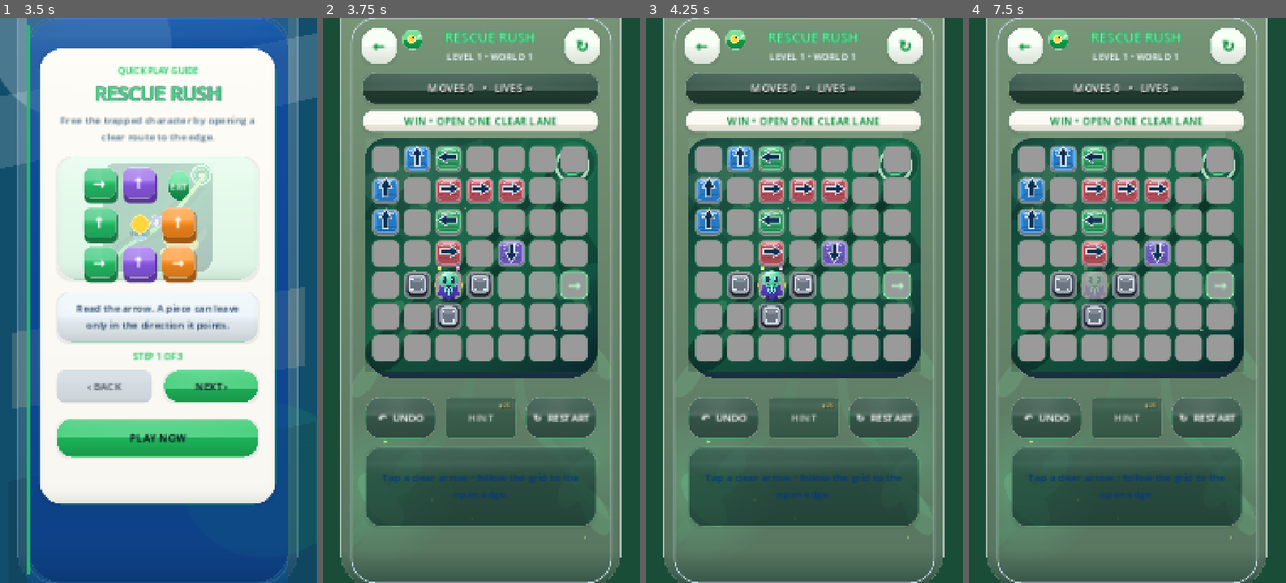
Above: before the commit, frames 1-4 (left to right).
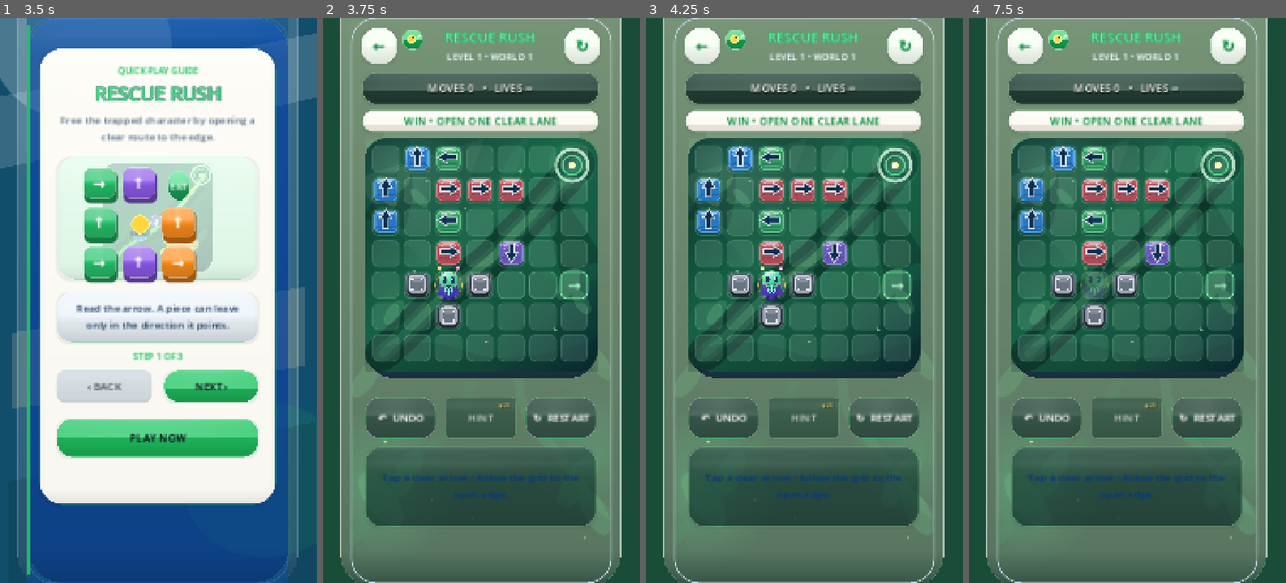
Above: after the commit, the same moments.

Repository: eghosa001/unjam
Game: Godot game, scene res://scenes/Boot.tscn
Same seed, same stepped clock (60 frames per second), same inputs: the game is played once before the commit and once after it.
Inputs (mouse positions are in pixels of both pictures, inside the frame that each line leads up to):
- Up to frame 1 (3.5 s): tap Enter at 0.5 s; move the mouse to (228, 272) at 0.52 s; click (228, 272) at 0.67 s; tap Space at 1.25 s; drag from (95, 328) to (142, 413) at 1.27 s; click "PLAY DAILY" at 2 s; click "PLAY" at 2.75 s
- Up to frame 2 (3.75 s): click "PLAY NOW" at 3.5 s
- Up to frame 3 (4.25 s): no input
- Up to frame 4 (7.5 s): click "↻ RESTART" at 4.25 s; click "↻ RESTART" at 5 s; click "↻ RESTART" at 5.75 s; click "←" at 6.5 s; click "PLAY" at 7.25 s

Frame 1 is identical in both runs. In frame 2, 15% of the frame differs, in the area x 15-84%, y 22-61%; in frame 3, 15%; in frame 4, 15%.

Commit message:
Restore actual Rescue slot fill after escaped comment typo

Diff:
--- a/scripts/game/rescue_rush_casual.gd
+++ b/scripts/game/rescue_rush_casual.gd
@@ -276,7 +276,9 @@
 
 func _rescue_grid_slot_style(dark: bool) -> StyleBoxFlat:
 	var style := StyleBoxFlat.new()
-	# Keep 49–64 empty slots readable without competing with actual arrows,\n\t# collectibles or the escape lane. Dense boards benefit most from this.\n\tstyle.bg_color = Color(0.06,0.23,0.17,0.20) if dark else Color(0.86,1.0,0.90,0.12)
+	# Keep 49–64 empty slots readable without competing with actual arrows,
+	# collectibles or the escape lane. Dense boards benefit most from this.
+	style.bg_color = Color(0.06,0.23,0.17,0.20) if dark else Color(0.86,1.0,0.90,0.12)
 	style.border_color = Color(0.58,0.96,0.70,0.13) if dark else Color(0.13,0.48,0.30,0.12)
 	style.border_width_left = 1
 	style.border_width_right = 1
